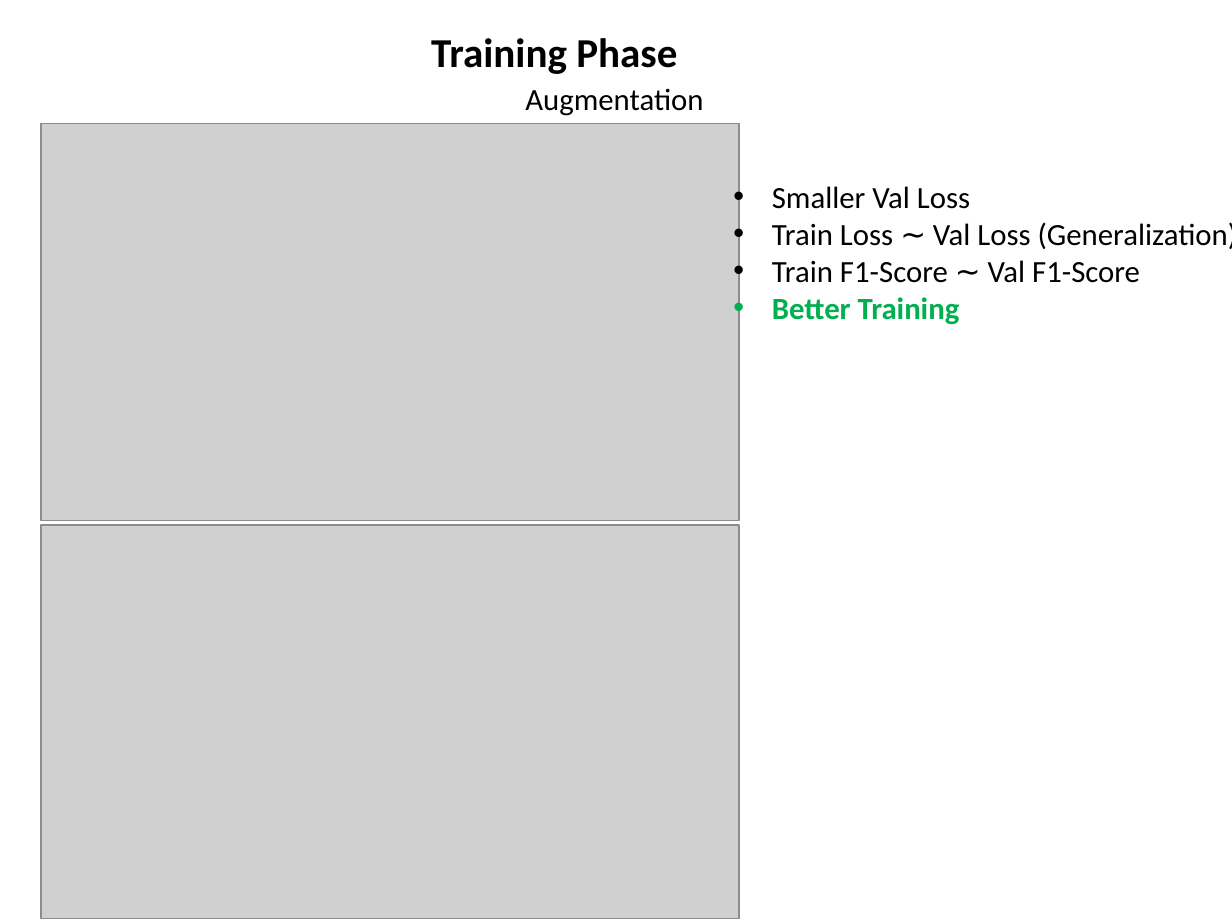
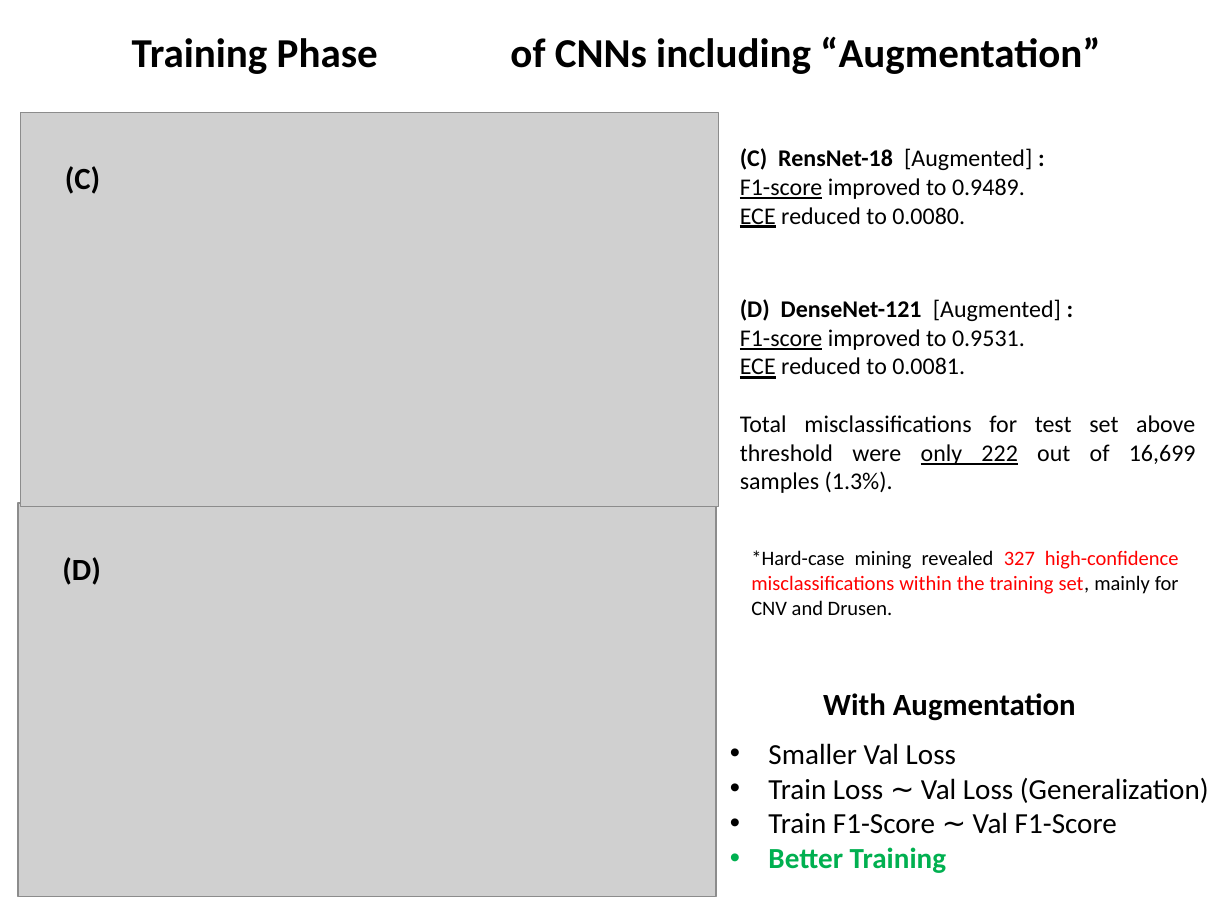
Before and after one commit to ManosGitProject/oct_retinal_classification_hackathon_v1, a slide deck: slide 5 of Hackathon Presentation.pptx. Drawn at 1232x924 pixels with LibreOffice and Linux fonts; fonts in the diff are those of the drawing; grey boxes stand for pictures. Boxes give left, top, right and bottom in pixels: in the first picture for what was removed or moved away, otherwise in the second. Text is boxed around its words. In the diff, an @@ line names an element or a change of style, - is before the commit and + after.

```diff
--- a/Hackathon Presentation.pptx
+++ b/Hackathon Presentation.pptx
@@ title at (132,37,1100,74): text changed @@
-Training Phase
+Training Phase of CNNs including “Augmentation”
@@ picture: place and size @@
-picture at (41,123,739,520)
+picture at (21,113,719,508)
@@ text added at (740,148,1032,228), 14 pt, text #000000 @@
+(C) RensNet-18 [Augmented] :
+F1-score improved to 0.9489.
+ECE reduced to 0.0080.
@@ text added at (65,166,100,194), 18 pt, text #000000, bold @@
+(C)
@@ text added at (740,299,1196,493), 14 pt, text #000000 @@
+(D) DenseNet-121 [Augmented] :
+F1-score improved to 0.9531.
+ECE reduced to 0.0081.
+Total misclassifications for test set above threshold were only 222 out of 16,699 samples (1.3%).
@@ picture: place and size @@
-picture at (41,525,739,919)
+picture at (18,503,717,897)
@@ text added at (62,557,101,585), 18 pt, text #000000, bold @@
+(D)
@@ text added at (751,550,1179,615), 12 pt, text #FF0000 @@
+*Hard-case mining revealed 327 high-confidence misclassifications within the training set, mainly for CNV and Drusen.
@@ text at (823,693,1076,721): text changed; bold on @@
-Augmentation
+With Augmentation
@@ text "Smaller Val Loss": place and size @@
-text "Smaller Val Loss" at (772,186,1232,325)
+text "Smaller Val Loss" at (768,743,1209,873)
@@ text "Smaller Val Loss" at (768,743,1209,873): size 18 to 17 pt @@
```
Also in this commit, not shown: 6 other slides changed, 1 other file.
